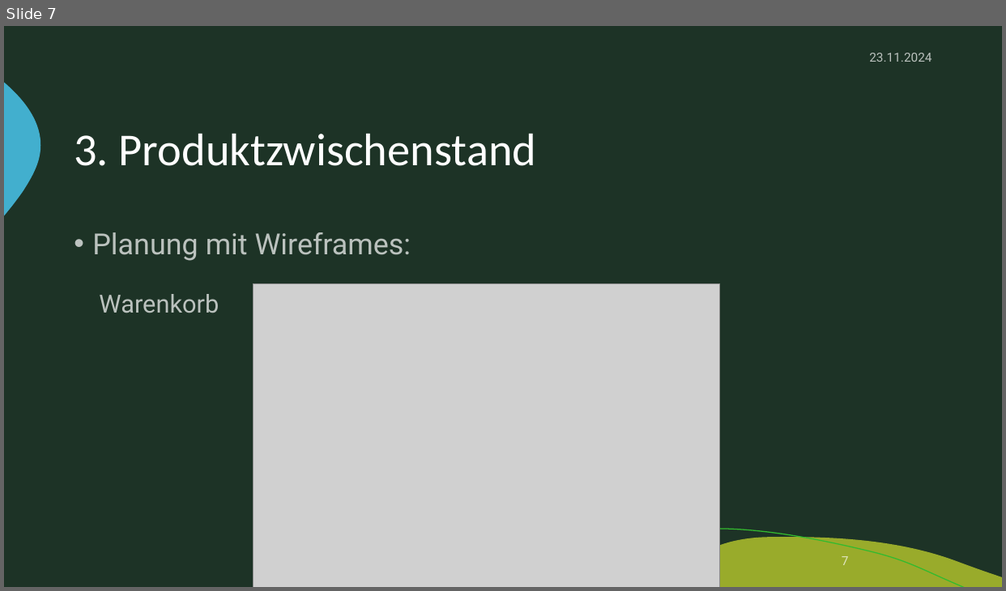
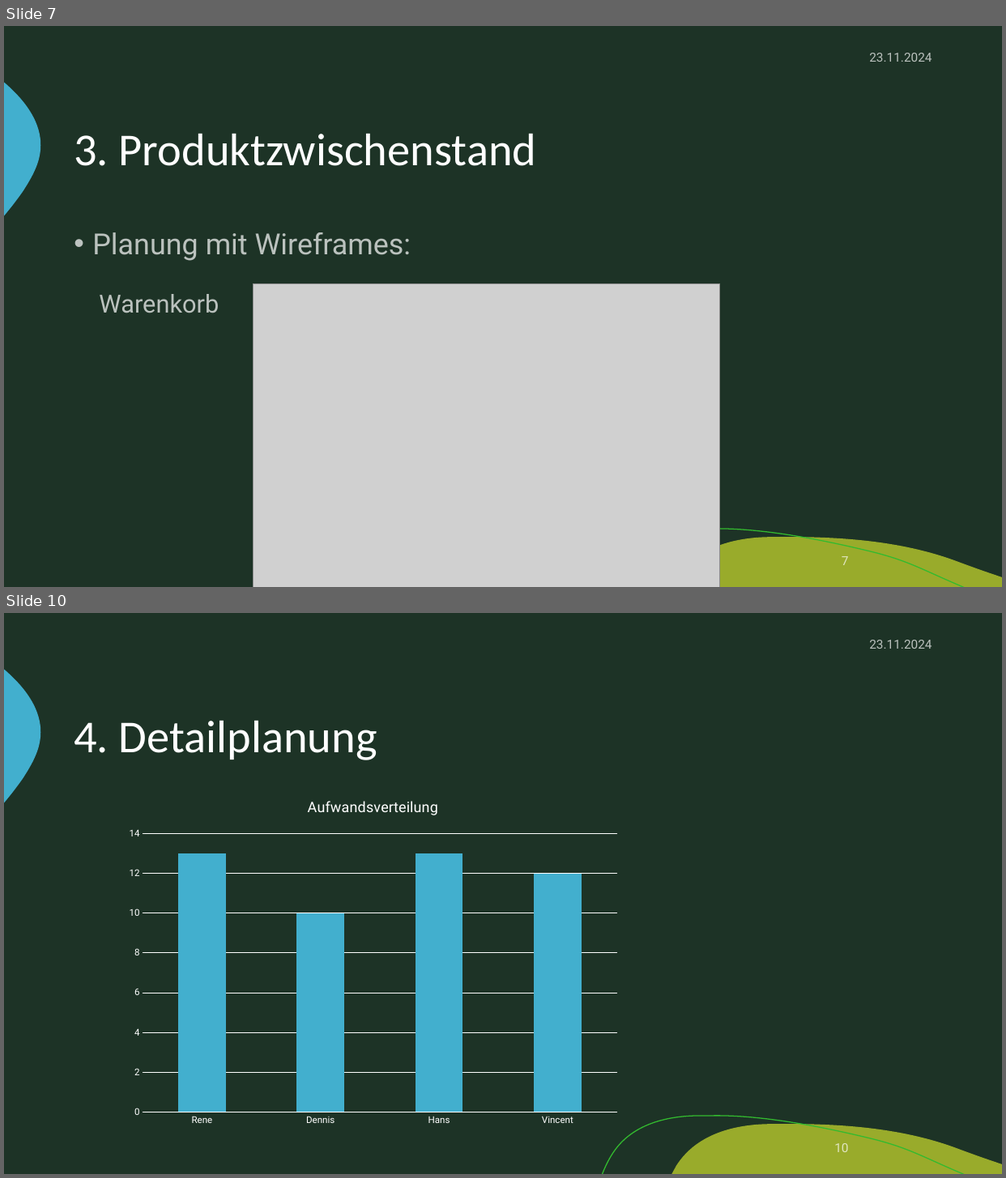
Before and after one commit to zIExpantion/ZumGelbenBach, a slide deck: Dokumente/Sprint-Backlog/Sprint-Backlog1.pptx. Shown one above the other, each under a label of ours: slide 7 before the commit, slides 7 and 10 after it; the slides between them are not shown. The pictures are 1006x591 and 1006x1178 pixels, drawn with LibreOffice and Linux fonts; fonts in the diff are those of the drawing; grey boxes stand for pictures; background and template pictures are left out. Boxes give left, top, right and bottom in pixels: in the first picture for what was removed or moved away, otherwise in the second. Text is boxed around its words. In the diff, an @@ line names an element or a change of style, - is before the commit and + after.

```diff
--- a/Dokumente/Sprint-Backlog/Sprint-Backlog1.pptx
+++ b/Dokumente/Sprint-Backlog/Sprint-Backlog1.pptx
@@ slide 10 added at [4,613,1002,1174], background #1D3326; not listed: 3 template elements that a slide beside it also shows @@
@@ text added at [869,640,931,649], 12 pt, text #FFFFFF at 70% opacity @@
+23.11.2024
@@ title added at [74,720,377,760], 44 pt, text #FFFFFF @@
+4. Detailplanung
@@ column stacked chart added at [119,784,628,1133] @@
+title "Aufwandsverteilung "
+categories: Rene, Dennis, Hans, Vincent
+Series 1: 13, 10, 13, 12
@@ page number added at [834,1144,848,1152], 12 pt, text #FFFFFF at 70% opacity @@
+10
```
Also in this commit, not shown: 1 slide changed, 4 other slides added, 3 other files.
